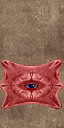
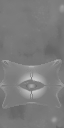
Comparing the layer stacks of the two 64×128 images. Changes:
painted on "Color", masked it over [left=26, top=84, right=37, bottom=88]
showed "SW1SKIN.png" over [left=0, top=0, right=64, bottom=128]
